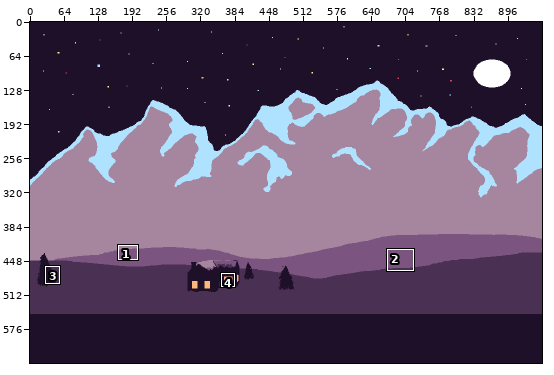
Pixel-art file -- assets/background.aseprite. Above: a wide view before the commit, with the close-up outlined.
Close-up. The starting point:
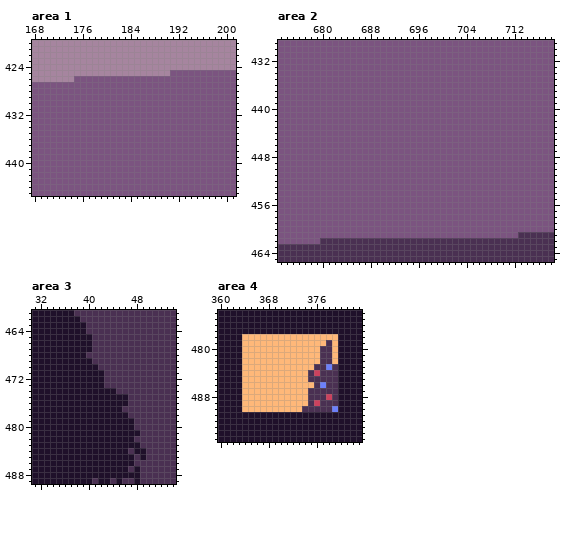
960x640 pixels, 1 frame. Shown: area 1: x 168..201, y 420..445; area 2: x 673..718, y 429..465; area 3: x 31..54, y 461..489; area 4: x 360..383, y 474..495. The commit also changed other parts of the picture, which this record leaves out.
After:
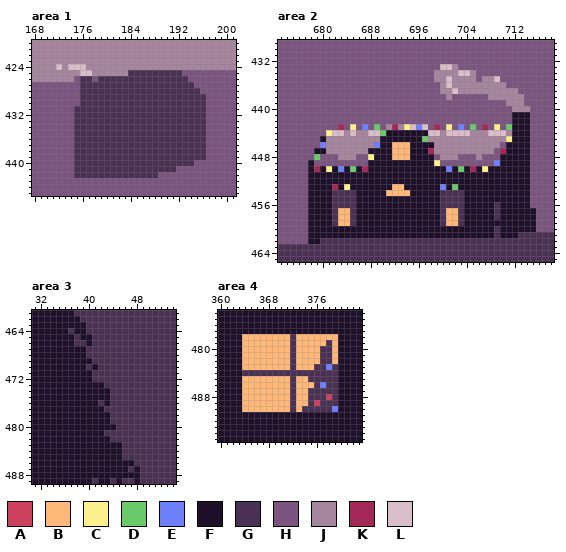
Palette (. is transparent): A #cc425e  B #ffb879  C #fcef8d  D #6bc96c  E #6d80fa  F #1f102a  G #4a3052  H #7b5480  J #a6859f  K #a32858  L #d9bdc8
The exact change:
layer "Lights" added
Changed rows in their new state; - is an unchanged pixel.
Area 1, layers "Village Detail", "Village Base":
first column x 172:
424 L-LLL--------------------
425 ----LL------GGGGGGGGG----
426 ----GG-GGGGGGGGGGGGGGG---
427 ----GGGGGGGGGGGGGGGGGGG--
428 ----GGGGGGGGGGGGGGGGGGGG-
429 ----GGGGGGGGGGGGGGGGGGGGG
430 ----GGGGGGGGGGGGGGGGGGGGG
431 ---GGGGGGGGGGGGGGGGGGGGGG
432 ---GGGGGGGGGGGGGGGGGGGGGG
433 ---GGGGGGGGGGGGGGGGGGGGGG
434 ---GGGGGGGGGGGGGGGGGGGGGG
435 ---GGGGGGGGGGGGGGGGGGGGGG
436 ---GGGGGGGGGGGGGGGGGGGGGG
437 ---GGGGGGGGGGGGGGGGGGGGGG
438 ---GGGGGGGGGGGGGGGGGGGGGG
439 ---GGGGGGGGGGGGGGGGGGGGGG
440 ---GGGGGGGGGGGGGGGGGGGG--
441 ---GGGGGGGGGGGGGGGGG-----
442 ---GGGGGGGGGGGGGG--------
Area 2, layers "Lights", "Village Detail", "Village Base":
first column x 678:
433 ----------------------LLJ-------------
434 ---------------------JJJJLLJ----------
435 ---------------------JJLJJJJ-JJL------
436 ----------------------JLJJJJJJJJJ-----
437 ----------------------JJLJJJJJJJJJJ---
438 -----------------------J------JJJJJJ--
439 ---------------------------------JJJ--
440 ----------------------------------JJJ-
441 ----------------------------------FFF-
442 ----------------------------------FFF-
443 -----K-C-E-D-JKJCLEL-K-C-E-D-K-C-DFFF-
444 ---CLLJLJJLLDFFFFFFFLLJLLLLJJJLLLJFFF-
445 --FJJJJJJJJJFFFFFFFDJJJJJJJJJJJJJCFFF-
446 --EJJJJJJJJEFFBBBFFFFJJJJJJJJJJJ-FFFF-
447 -FFJJJJJJJFFFFBBBFFFKJJJJJJJJJJ-KFFFF-
448 -D---JJJ--CFFFBBBFFFF-JJJ---J---FFFFF-
449 F---------FFFFFFFFFFFC---------EFFFFF-
450 FKFCFEFDFKFFFFFFFFFFFFFEFDFKFCFFFFFFF-
451 FFFFFFFFFFFFFFFFFFFFFFFFFFFFFFFFFFFFF-
452 FFFFFFFFFFFFFFFFFFFFFFFFFFFFFFFFFFFFF-
453 FFFFKFCFFFFFFFBBFFFFFFEFDFFFFFFFFFFFF-
454 FFFFGGGGFFFFFBBBBFFFFFGGGGFFFFFFFFFFF-
455 FFFFGGGGFFFFFFFFFFFFFFGGGGFFFFFFFFFFF-
456 FFFFGGGGFFFFFFFFFFFFFFGGGGFFFFFGFFFFF-
457 FFFFGBBGFFFFFFFFFFFFFFGBBGFFFFFGFFFFFF
458 FFFFGBBGFFFFFFFFFFFFFFGBBGFFFFFGFFFFFF
459 FFFFGBBGFFFFFFFFFFFFFFGBBGFFFFFFFFFFFF
460 FFFFFFFFFFFFFFFFFFFFFFFFFFFFFFFGFFFFFF
461 FFFFFFFFFFFFFFFFFFFFFFFFFFFFFFFGFFF---
462 FF------------------------------------
Area 3, layer "Tree":
first column x 37:
464 G------------
465 -G-----------
466 -GG----------
467 ---G---------
470 ---G---------
471 ----GG-------
472 ----GG-------
474 -------G-----
475 -------GGG---
476 -----G-GGG---
477 ------GGG----
478 -------GGG---
479 -------GGGG--
480 --------GGG--
481 ------GGGGGG-
482 -------GGGG--
483 ---------GGG-
484 ---------G-GG
485 ---------GG-G
Area 4, layer "Village Detail":
first column x 364:
478 --------G----
479 --------G----
480 --------G----
481 --------G----
482 --------G----
483 --------G----
484 GGGGGGGGGGG-G
485 --------G----
486 --------G----
487 --------G----
488 --------G----
489 --------G----
490 --------G----
